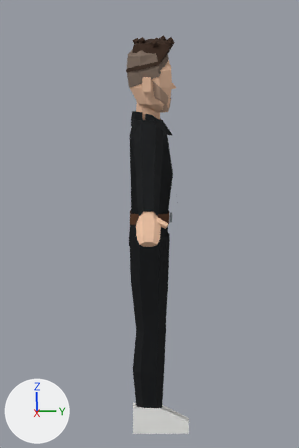
The Blender file characters/curly_fade_tech/curly_fade_tech.blend as it was, and as the next commit left it.
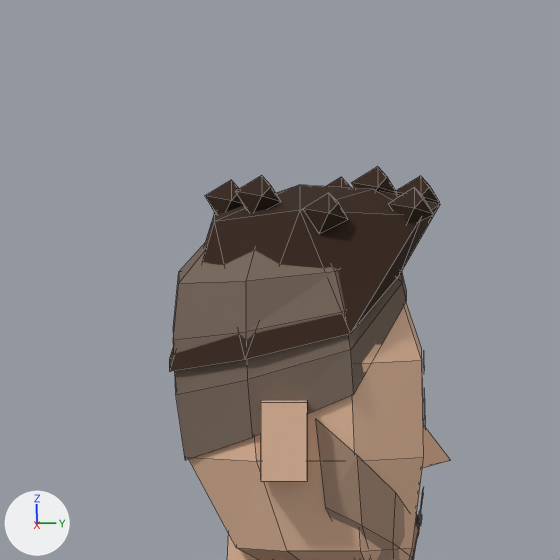
Each version is shown from the file's camera 'Cam', then close up on the part from 32% to 66% of the width and 1% to 24% of the height. Every picture has the same lights, and +X, +Y and +Z are marked at lower left. The first two pictures are the older version. The close-ups show mesh edges as thin lines.

In view in the first close-up: 'curly_fade_tech'.
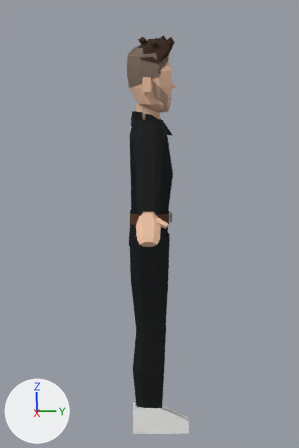
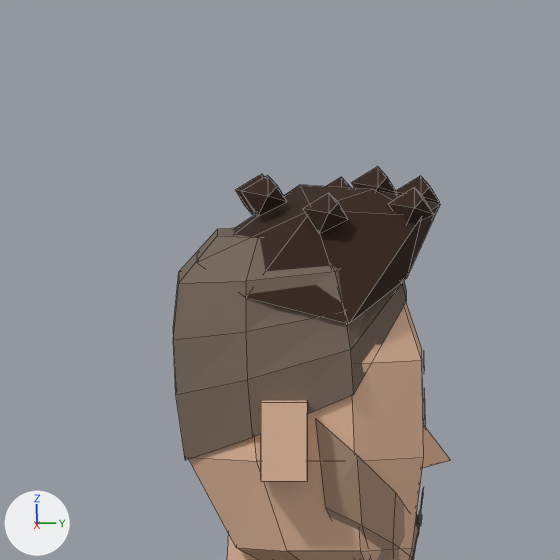
The change, as a diff of the scene's bpy script:
```diff
--- a/characters/curly_fade_tech/curly_fade_tech.blend.py
+++ b/characters/curly_fade_tech/curly_fade_tech.blend.py
@@ me_curly_fade_tech @@
 # used by ob_curly_fade_tech; location = (0.0, 0.0, 0.0)
-me_curly_fade_tech.from_pydata(...)  # 649 vertices, 541 faces; spans x -0.65..0.65, y -0.11..0.18, z 0.0..1.81
+me_curly_fade_tech.from_pydata(...)  # 647 vertices, 538 faces; spans x -0.65..0.65, y -0.1..0.18, z 0.0..1.81
+# me_curly_fade_tech part 1: the loose piece of 8 vertices spanning x -0.05..-0.02, y -0.08..-0.04, z 1.77..1.8 is moved by (0.01, 0.02, 0.01)
+# me_curly_fade_tech part 2
+# 8 vertices are removed from x -0.12..0.12, y -0.11..0.04, z 1.65..1.78
+# 22 faces are deleted
+# 2 vertices move from x -0.12..-0.07, y 0.0..0.04, z 1.68..1.78 to x -0.11..-0.06, y 0.01..0.04, z 1.69..1.78
+# 6 vertices are added at (0.06, 0.01, 1.78), (0.11, 0.04, 1.69), (-0.11, -0.04, 1.71), (-0.05, -0.08, 1.74), (0.11, -0.04, 1.71), (0.05, -0.08, 1.74)
+# 19 new faces join them
 me_curly_fade_tech.materials.append(mat_m_characterpalette)
```

Boxes (x1, y1, x2, y2) around the edits, measured in the close-ups (560 x 560 px; the box of a moved part takes in the faces that stretch with it):
'curly_fade_tech', reshaped
    before: (169, 167, 450, 560)
    after: (173, 167, 450, 560)
part 1 of me_curly_fade_tech, moved or reshaped
    before: (205, 180, 243, 214)
    after: (236, 174, 265, 214)
part 2 of me_curly_fade_tech, moved or reshaped
    before: (169, 185, 420, 372)
    after: (234, 185, 421, 324)
